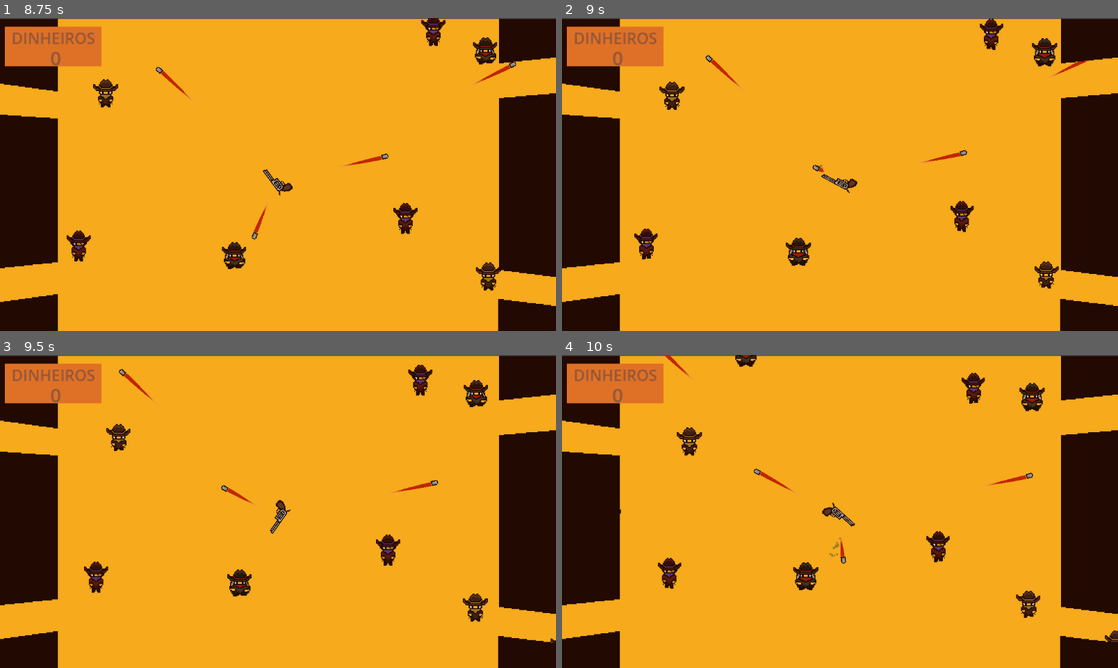
Above: before the commit, frames 1-4 (two rows, left to right).
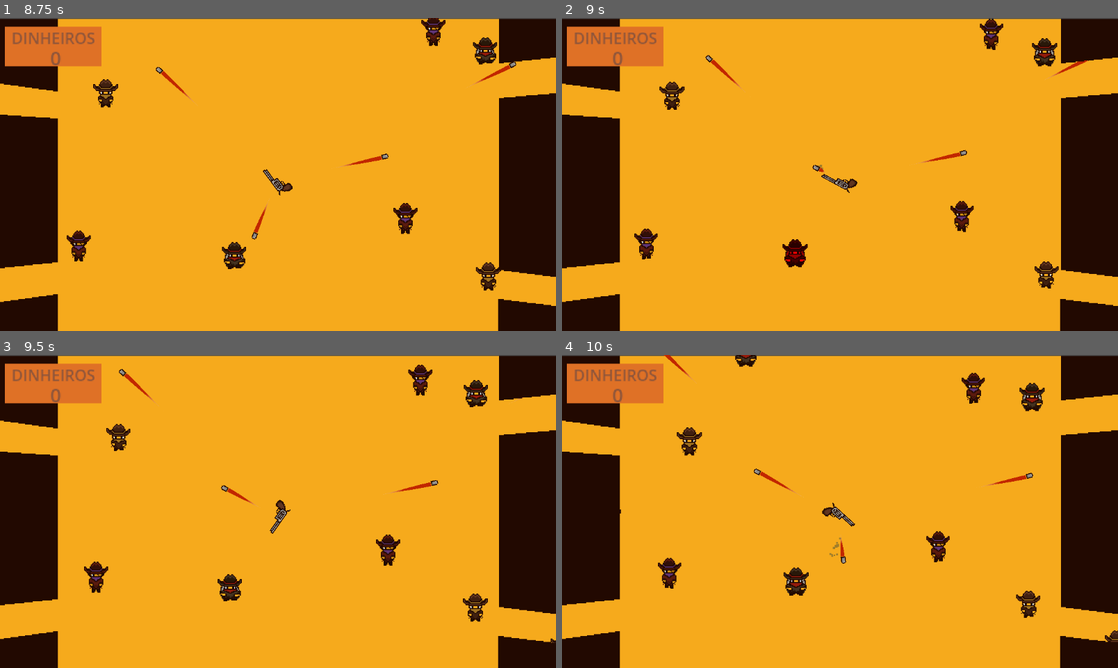
Above: after the commit, the same moments.

Repository: Guigo-dev/JuniperGameJam
Game: Godot game, scene res://Scenes/Menus/menu_inicial.tscn
Same seed, same stepped clock (60 frames per second), same inputs: the game is played once before the commit and once after it.
Inputs:
- Up to frame 1 (8.75 s): click "Iniciar" at 0.5 s; hold Right (Direita) 1.28-2.78 s; tap Space (atirar) every 0.75 s from 1.35 to 8.1 s; hold Left (Esquerda) 2.78-5.03 s; hold Right (Direita) from 5.03 s (still down)
- Up to frame 2 (9 s): release Right (Direita) at 8.78 s; hold Left (Esquerda) from 8.78 s (still down); tap Space (atirar) at 8.85 s
- Up to frame 3 (9.5 s): keep holding Left (Esquerda)
- Up to frame 4 (10 s): keep holding Left (Esquerda); tap Space (atirar) at 9.6 s

Frame 1 is identical in both runs. In frame 2, 0.3% of the frame differs, in the area x 39-45%, y 70-80%; in frame 3, 0.4%; in frame 4, 0.4%, in the area x 39-47%, y 66-77%.

Commit message:
gamefeel do inimigo adicionado

Diff:
--- a/Scenes/FasePrincipal/EnemyDefault.tscn
+++ b/Scenes/FasePrincipal/EnemyDefault.tscn
@@ -47,6 +47,7 @@
 [node name="EnemyDefault" type="Area2D" unique_id=33346324]
 script = ExtResource("1_j60bn")
 speed = 20.0
+knockbackforce = 10
 
 [node name="Sprite2D" type="AnimatedSprite2D" parent="." unique_id=96602967]
 texture_filter = 1
--- a/Scenes/FasePrincipal/enemy_gordo.tscn
+++ b/Scenes/FasePrincipal/enemy_gordo.tscn
@@ -47,6 +47,7 @@
 [node name="enemyGordo" type="Area2D" unique_id=1636475579]
 script = ExtResource("1_2bhte")
 speed = 15.0
+knockbackforce = 10
 
 [node name="Sprite2D" type="AnimatedSprite2D" parent="." unique_id=1666134557]
 texture_filter = 1
--- a/Scenes/FasePrincipal/enemy_magro.tscn
+++ b/Scenes/FasePrincipal/enemy_magro.tscn
@@ -47,6 +47,7 @@
 [node name="enemy_magro" type="Area2D" unique_id=614188411]
 script = ExtResource("1_4ie8e")
 speed = 25.0
+knockbackforce = 10
 
 [node name="Sprite2D" type="AnimatedSprite2D" parent="." unique_id=602865696]
 texture_filter = 1
--- a/Scripts/FasePrincipal/enemy.gd
+++ b/Scripts/FasePrincipal/enemy.gd
@@ -3,6 +3,9 @@
 @onready var healthComponent: HealthComponent = %HealthComponent
 @export var speed : float
 @export var target: Node2D
+@export var knockbackforce: int
+@onready var sprite = $Sprite2D
+
 
 func _ready() -> void:
 	add_to_group("enemy")
@@ -19,6 +22,15 @@
 func _on_area_entered(area: Area2D) -> void:
 	if(area.is_in_group("bala")):
 		healthComponent.updateLP(-1)
+		flash_damage()
+		var direction = (global_position - area.position).normalized()
+		var tween = create_tween()
+		tween.tween_property(
+			self,
+			"global_position",
+			global_position + direction * knockbackforce,
+			0.15
+		)
 	if(area.is_in_group("lifeGainer")):
 		healthComponent.updateLP(1)
 	if(area.is_in_group("arma")):
@@ -26,7 +38,18 @@
 
 
 func _on_health_component_died() -> void:
+	speed = 0
+	for i in range(3):
+		sprite.modulate = Color.RED
+		await get_tree().create_timer(0.1).timeout
+		sprite.modulate = Color.WHITE
+		await get_tree().create_timer(0.1).timeout
 	queue_free()
 
 func on_gun_changed(newGun) -> void:
 	target = newGun
+
+func flash_damage():
+	sprite.modulate = Color.RED
+	await get_tree().create_timer(0.1).timeout
+	sprite.modulate = Color.WHITE
